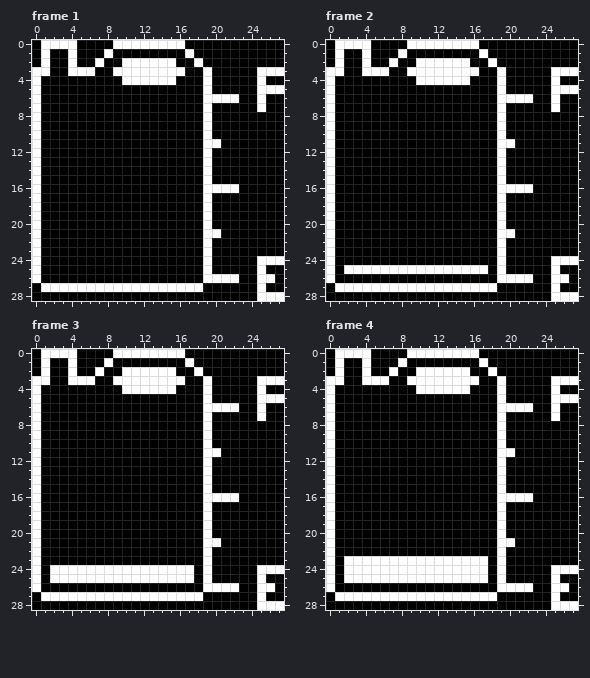
Pixel-art file: aseprite/sprites/gas.aseprite. Above: the version before the commit.
28x29 pixels, 21 frames. Shown: frame 1, frame 2, frame 3, frame 4. The commit also changed other frames, which this record leaves out.
Once edited:
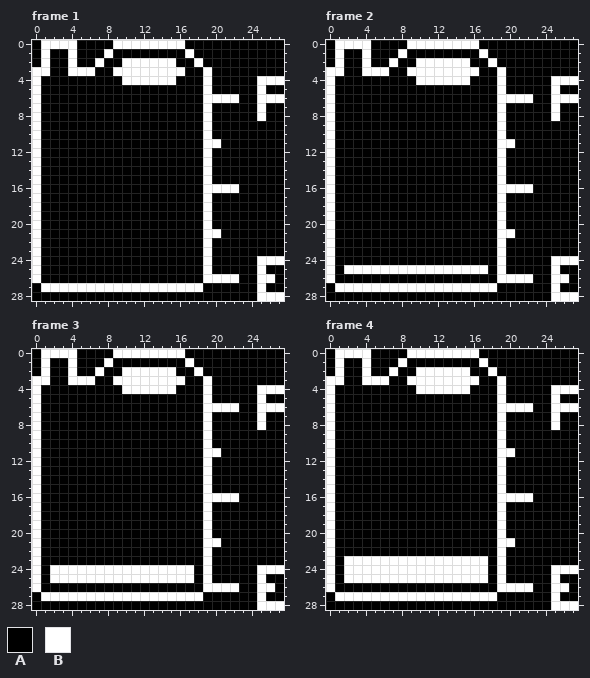
Palette (. is transparent): A #000000  B #ffffff
Diff:
Frame 1, layer "Fuel canister/Fuel Tank":
y 3: x 25..27 BBB -> AAA
y 4: x 26..27 AA -> BB
y 5: x 26..27 BB -> AA
y 6: x 26..27 AA -> BB
y 8: x 25 A -> B
Frame 2, layer "Fuel canister/Fuel Tank": the same change as frame 1
Frame 3, layer "Fuel canister/Fuel Tank": the same change as frame 1
Frame 4, layer "Fuel canister/Fuel Tank": the same change as frame 1
